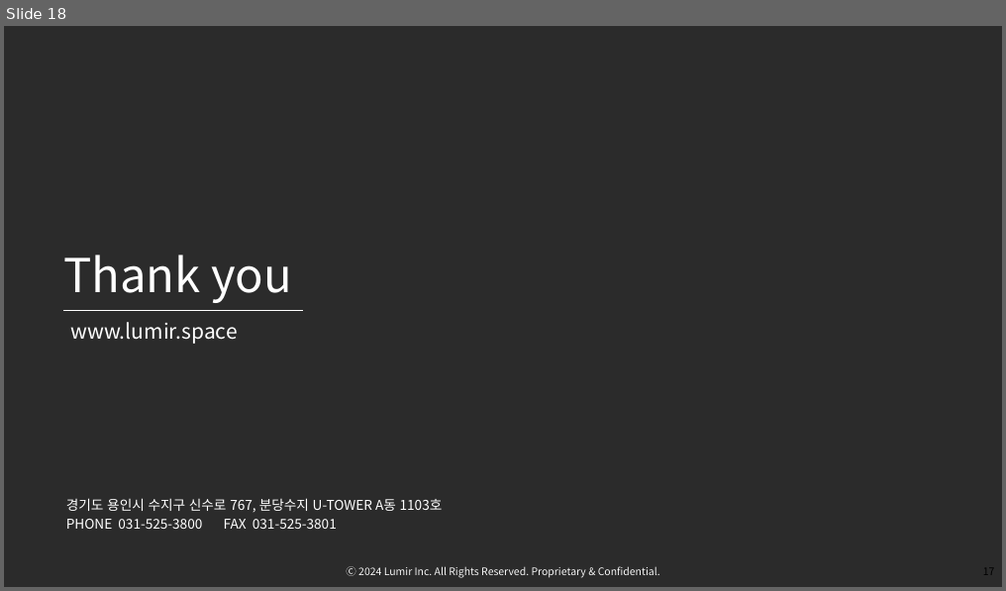
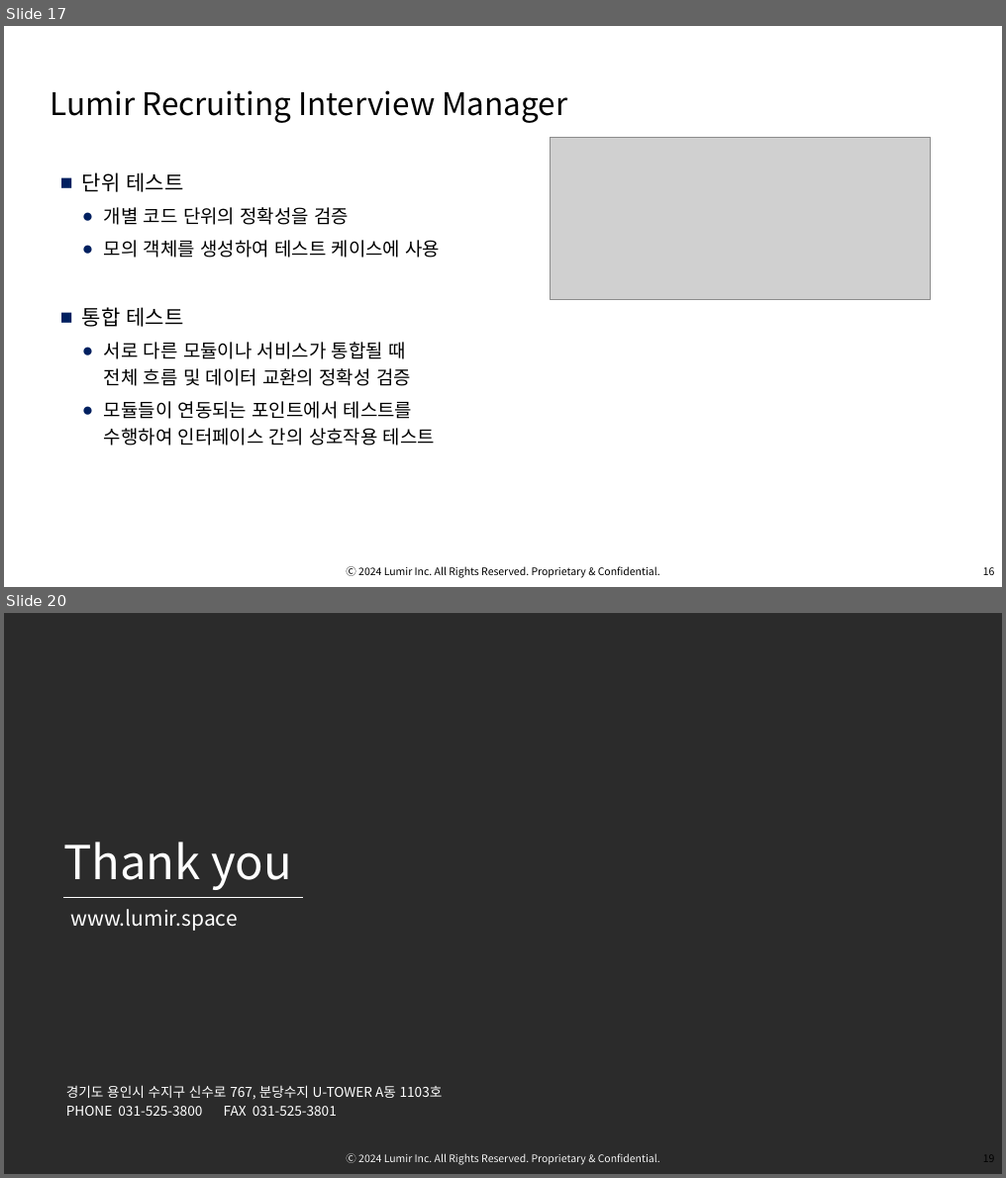
Before and after one commit to OsterRepository/OsterRepository, a slide deck: 기술 7부 김민수 성과 발표.pptx. Shown one above the other, each under a label of ours: slide 18 before the commit, slides 17 and 20 after it; the slides between them are not shown. The pictures are 1006x591 and 1006x1178 pixels, drawn with LibreOffice and Linux fonts; fonts in the diff are those of the drawing; grey boxes stand for pictures; background and template pictures are left out; a plain dark background stands for a picture behind light text. Boxes give left, top, right and bottom in pixels: in the first picture for what was removed or moved away, otherwise in the second. Text is boxed around its words. In the diff, an @@ line names an element or a change of style, - is before the commit and + after.

```diff
--- a/기술 7부 김민수 성과 발표.pptx
+++ b/기술 7부 김민수 성과 발표.pptx
@@ slide 17 added at box(4, 26, 1002, 587), background #FFFFFF; not listed: 2 template elements that a slide beside it also shows @@
@@ text added at box(288, 26, 1002, 52), 13 pt, text #FFFFFF @@
+05. 업무성과 및 회고
@@ text added at box(288, 52, 1002, 74), 10 pt, text #FFFFFF @@
+5-1 업무성과
@@ title added at box(50, 90, 567, 123), 30 pt, text #000000 @@
+Lumir Recruiting Interview Manager
@@ picture added at box(549, 138, 930, 300) @@
@@ text added at box(82, 173, 441, 446), 18 pt, text #000000 @@
+■ 단위 테스트
+  ● 개별 코드 단위의 정확성을 검증
+  ● 모의 객체를 생성하여 테스트 케이스에 사용
+■ 통합 테스트
+  ● 서로 다른 모듈이나 서비스가 통합될 때
+    전체 흐름 및 데이터 교환의 정확성 검증
+  ● 모듈들이 연동되는 포인트에서 테스트를
+    수행하여 인터페이스 간의 상호작용 테스트
@@ what was slide 18 is now slide 20 @@
```
Also in this commit, not shown: 12 slides changed, 1 other slide added.
